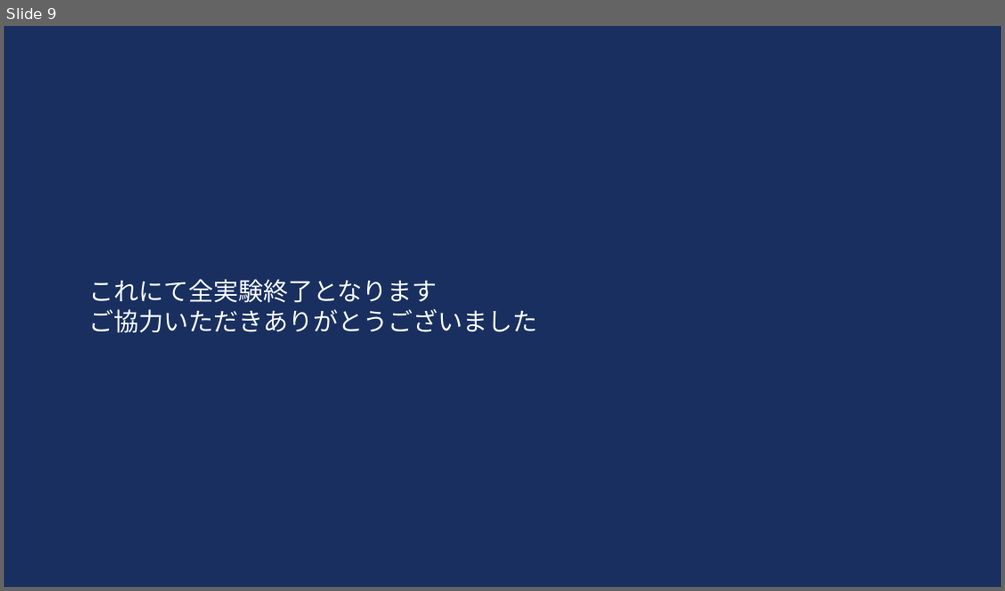
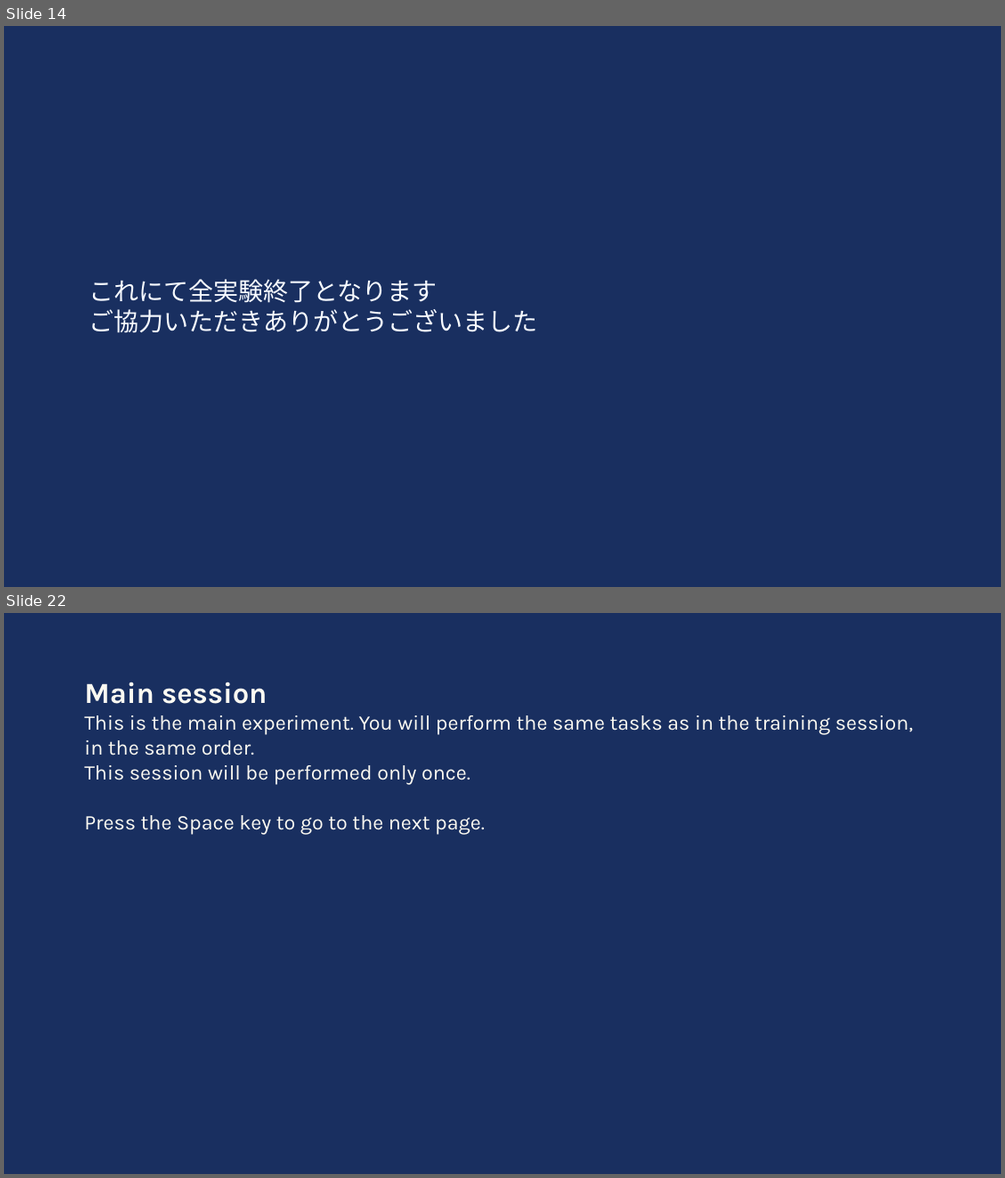
Before and after one commit to HAMADAKAZUKI2423/lab, a slide deck: tex/ethicsreview/ethics_review_visibility/別紙2評価実験説明.pptx. Shown one above the other, each under a label of ours: slide 9 before the commit, slides 14 and 22 after it; the slides between them are not shown. The pictures are 1005x591 and 1005x1178 pixels, drawn with LibreOffice and Linux fonts; fonts in the diff are those of the drawing. Boxes give left, top, right and bottom in pixels: in the first picture for what was removed or moved away, otherwise in the second. Text is boxed around its words. In the diff, an @@ line names an element or a change of style, - is before the commit and + after.

```diff
--- a/tex/ethicsreview/ethics_review_visibility/別紙2評価実験説明.pptx
+++ b/tex/ethicsreview/ethics_review_visibility/別紙2評価実験説明.pptx
@@ slide 22 added at bbox=[4, 613, 1001, 1174], background #192F60 @@
@@ text added at bbox=[84, 682, 913, 834], 20 pt, text #FCFAF2 @@
+Main session
+This is the main experiment. You will perform the same tasks as in the training session, in the same order.
+This session will be performed only once.
+Press the Space key to go to the next page.
@@ what was slide 9 is now slide 14 @@
```
Also in this commit, not shown: 5 slides changed, 16 other slides added.
